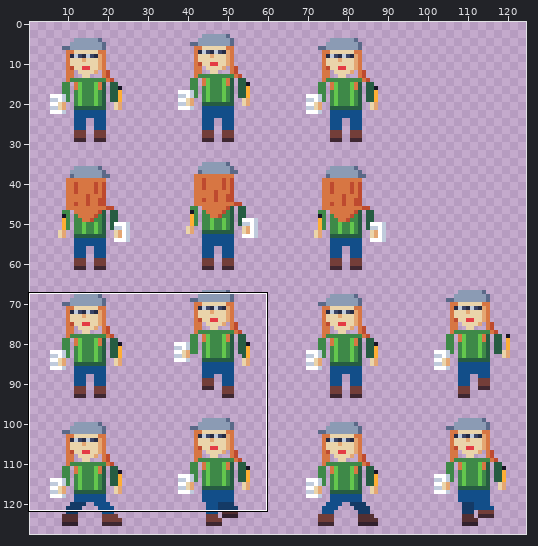
Pixel-art file, stored at assets/textures/characters/pubivisailija_naaras_32.aseprite. Above, an overview of the earlier version with the close-up marked.
Close-up. The starting point:
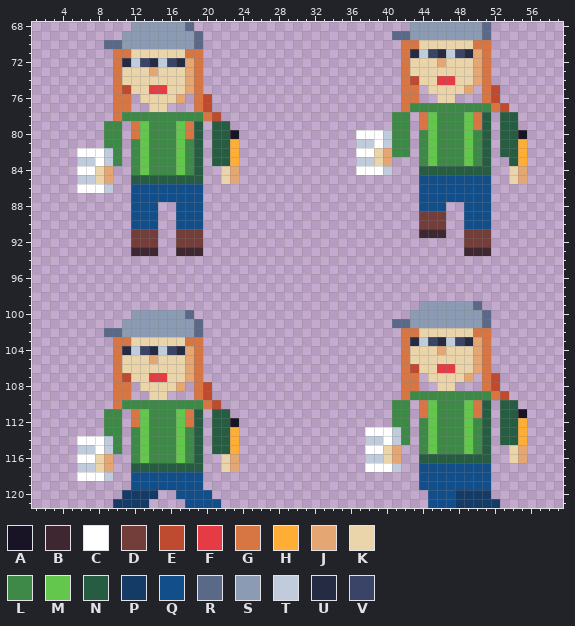
128x128 pixels, 1 frame. Shown: x 1..59, y 68..121. The wide view leaves out empty margins. The commit also changed other parts of the picture, which this record leaves out.
Palette (. is transparent): A #181425  B #3e2731  C #ffffff  D #733e39  E #be4a2f  F #e43b44  G #d77643  H #feae34  J #e4a672  K #ead4aa  L #3e8948  M #63c74d  N #265c42  P #143a66  Q #124e89  R #5a6988  S #8b9bb4  T #c0cbdc  U #262b44  V #3a4466
Pixels before (only the part around the change), first column x 1:
 68 ...........SSSSSSR........................SSSSSSSSR........
 69 ..........SSSSSSSSR.....................RRSSSSSSSSR........
 70 ........RRSSSSSSSSR......................GGKKKKKKGG........
 71 .........GGKKKKKKGG......................GUTVUTVUJG........
 72 .........GUTVUTVUJG......................GKKKJKKKJG........
 73 .........GKKKJKKKJG......................GKKKKKKKJG........
 74 .........GKKKKKKKJG......................GEKKFFKKJG........
 75 .........GEKKFFKKJG......................GG.KKKKJ.GE.......
 76 .........GG.KKKKJ.GE.....................GG..KK...GE.......
 77 .........GG..KK...GE.....................GLLLLLLLLLGE......
 78 .........GLLLLLLLLLGE...................LL.GMLLLMGN.NN.....
 79 ........LL.GMLLLMGN.NN..................LL.GMLLLMGN.NN.....
 80 ........LL.GMLLLMGN.NNA.............CCCTLL.LMLLLMLN.NNA....
 81 ........LL.LMLLLMLN.NNH.............TTCTLL.LMLLLMLN.NNH....
 82 .....CCCTL.LMLLLMLN.NNH.............CCKJLL.LMLLLMLN.NNH....
 83 .....TTCTL.LMLLLMLN.NNH.............TTKJ...LMLLLMLN..NH....
 84 .....CCKJ..LMLLLMLN..KJ.............CCCT...NNNNNNNN..KJ....
 85 .....TTKJ..NNNNNNNN..KJ....................QQQQQQQQ..KJ....
 86 .....CCCT..QQQQQQQQ........................QQQQQQQQ........
 87 ...........QQQQQQQQ........................QQQQQQQQ........
 88 ...........QQQ..QQQ........................QQQ..QQQ........
 89 ...........QQQ..QQQ........................DDD..QQQ........
 90 ...........QQQ..QQQ........................DDD..QQQ........
 91 ...........DDD..DDD........................BBB..DDD........
 92 ...........DDD..DDD.............................DDD........
 93 ...........BBB..BBB.............................BBB........
 94 ...........................................................
 95 ...........................................................
 96 ...........................................................
 97 ...........................................................
 98 ...........................................................
 99 ...........................................SSSSSSR.........
100 ...........SSSSSSR........................SSSSSSSSR........
101 ..........SSSSSSSSR.....................RRSSSSSSSSR........
102 ........RRSSSSSSSSR......................GGKKKKKKGG........
103 .........GGKKKKKKGG......................GUTVUTVUJG........
104 .........GUTVUTVUJG......................GKKKJKKKJG........
105 .........GKKKJKKKJG......................GKKKKKKKJG........
106 .........GKKKKKKKJG......................GEKKFFKKJG........
107 .........GEKKFFKKJG......................GG.KKKKJ.GE.......
108 .........GG.KKKKJ.GE.....................GG..KK...GE.......
109 .........GG..KK...GE.....................GLLLLLLLLLGE......
110 .........GLLLLLLLLLGE...................LL.GMLLLMGN.NN.....
111 ........LL.GMLLLMGN.NN..................LL.GMLLLMGN.NNA....
112 ........LL.GMLLLMGN.NNA.................LL.LMLLLMLN.NNH....
113 ........LL.LMLLLMLN.NNH..............CCCTL.LMLLLMLN.NNH....
114 .....CCCTL.LMLLLMLN.NNH..............TTCTL.LMLLLMLN.NNH....
115 .....TTCTL.LMLLLMLN.NNH..............CCKJ..LMLLLMLN..KJ....
116 .....CCKJ..LMLLLMLN..KJ..............TTKJ..NNNNNNNN..KJ....
117 .....TTKJ..NNNNNNNN..KJ..............CCCT..QQQQQQQQ........
118 .....CCCT..QQQQQQQQ........................QQQQQQQQ........
119 ...........QQQQQQQQ........................QQQQQQQQ........
120 ..........PPPP..QQQQ........................QQQPPPP........
121 .........PPPP....QQQQ.......................QQQPPPPP.......
The result:
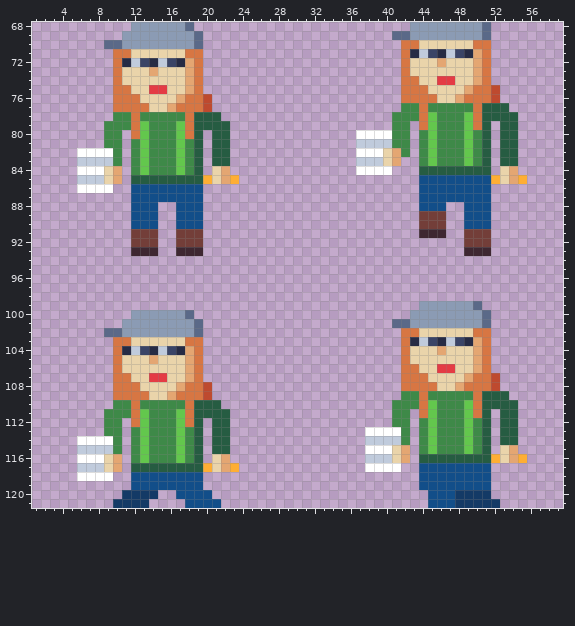
Changes in this commit:
y 74: x 43 E -> G
y 75: x 11 E -> G; x 44 . -> G; x 50 . -> G
y 76: x 12 . -> G; x 18 . -> G; x 44..45 .. -> GG; x 48..50 ... -> JGG
y 77: x 12..13 .. -> GG; x 16..18 ... -> JGG; x 42 G -> L; x 44 L -> G; x 50..53 LLGE -> GNNN
y 78: x 10 G -> L; x 12 L -> G; x 18..21 LLGE -> GNNN; x 43 . -> L; x 52 . -> N
y 79: x 11 . -> L; x 20 . -> N
y 80: x 23 A -> .; x 40 T -> C; x 55 A -> .
y 81: x 23 H -> .; x 39 C -> T; x 55 H -> .
y 82: x 9 T -> C; x 23 H -> .; x 39..41 KJL -> CKJ; x 55 H -> .
y 83: x 8 C -> T; x 23 H -> .; x 39..41 KJ. -> TKJ; x 53 . -> N; x 55 H -> .
y 84: x 8..10 KJ. -> CKJ; x 21..23 .KJ -> KJ.; x 40 T -> C; x 53..55 .KJ -> KJ.
y 85: x 8..10 KJ. -> TKJ; x 20..23 ..KJ -> HKJH; x 52..55 ..KJ -> HKJH
y 86: x 9 T -> C
y 106: x 43 E -> G
y 107: x 11 E -> G; x 44 . -> G; x 50 . -> G
y 108: x 12 . -> G; x 18 . -> G; x 44..45 .. -> GG; x 48..50 ... -> JGG
y 109: x 12..13 .. -> GG; x 16..18 ... -> JGG; x 42 G -> L; x 44 L -> G; x 50..53 LLGE -> GNNN
y 110: x 10 G -> L; x 12 L -> G; x 18..21 LLGE -> GNNN; x 43 . -> L; x 52 . -> N
y 111: x 11 . -> L; x 20 . -> N; x 55 A -> .
y 112: x 23 A -> .; x 55 H -> .
y 113: x 23 H -> .; x 41 T -> C; x 55 H -> .
y 114: x 9 T -> C; x 23 H -> .; x 40 C -> T; x 55 H -> .
y 115: x 8 C -> T; x 23 H -> .; x 40..42 KJ. -> CKJ; x 53..55 .KJ -> KJ.
y 116: x 8..10 KJ. -> CKJ; x 21..23 .KJ -> KJ.; x 40..42 KJ. -> TKJ; x 52..55 ..KJ -> HKJH
y 117: x 8..10 KJ. -> TKJ; x 20..23 ..KJ -> HKJH; x 41 T -> C
y 118: x 9 T -> C
Boxes around the changes in both close-ups, in picture pixels (x1, y1, x2, y2):
changed: (374, 76, 527, 184)
changed: (95, 85, 239, 193)
changed: (383, 364, 527, 472)
changed: (95, 373, 239, 481)
